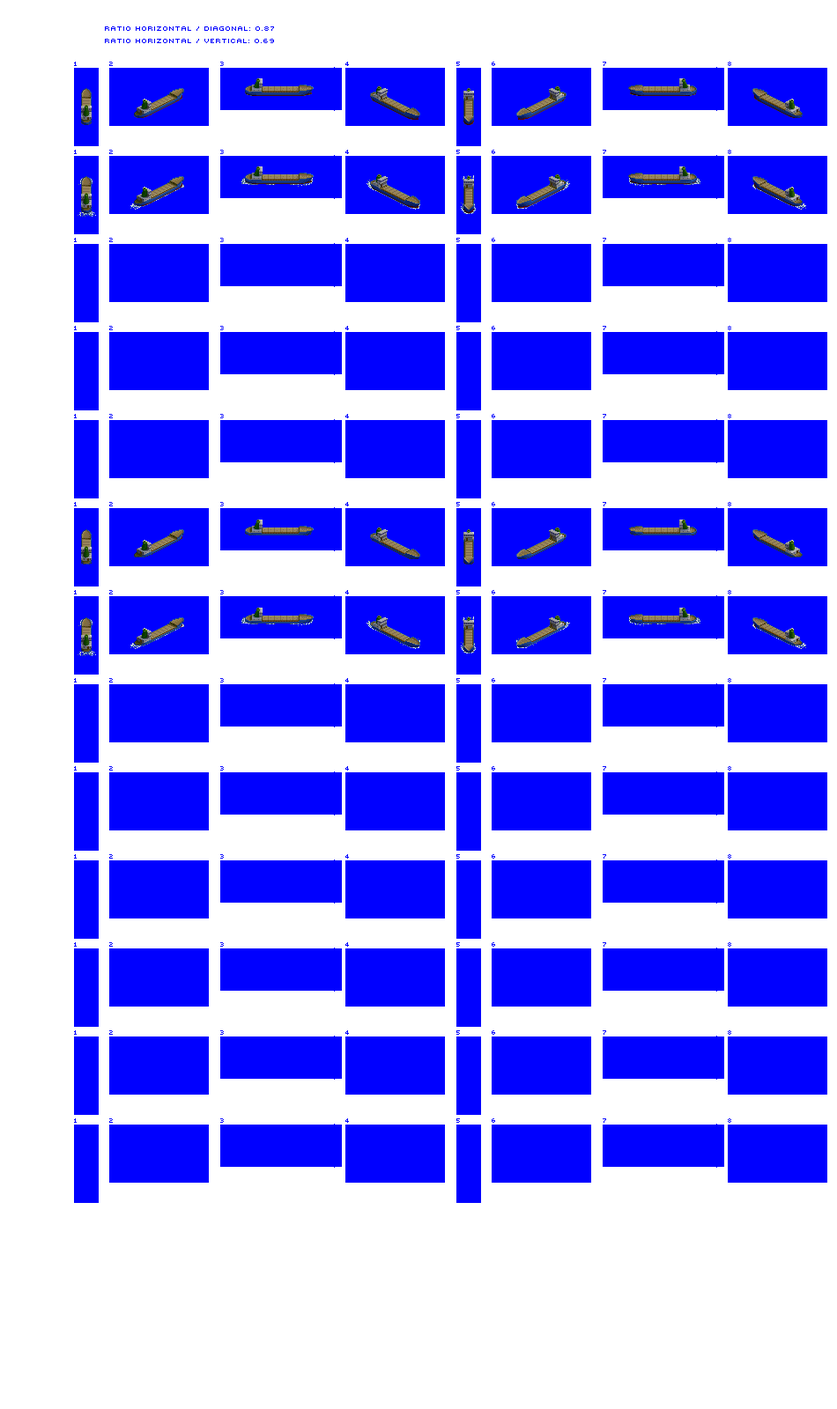
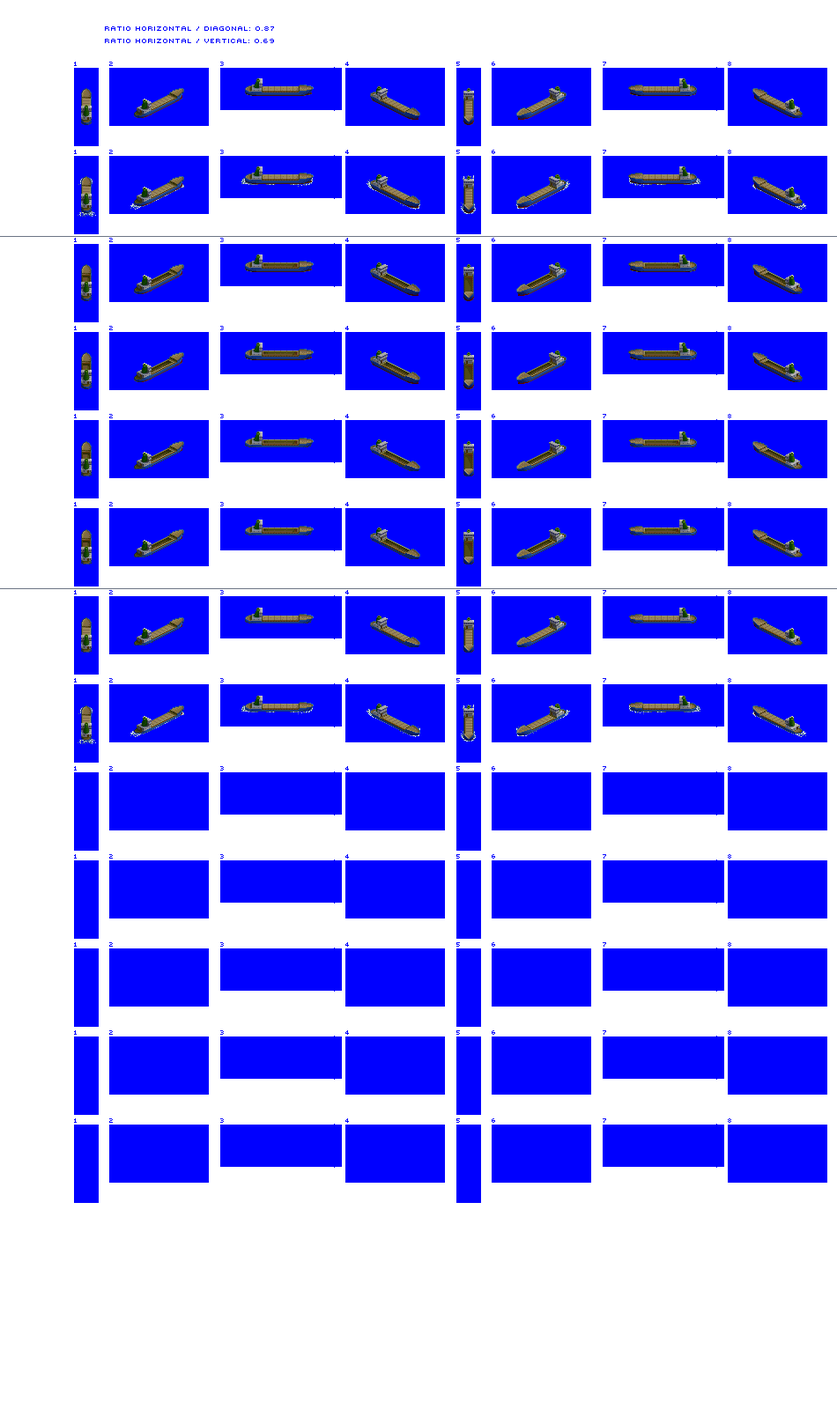
Before/after of a 837px x 1409px layered artwork. What changed in the layer stack:
renamed "Hatch covers" to "Hatch sides & covers", blend dissolve → normal, painted on it over [81, 236, 786, 734]
painted on "Large Trader" over [81, 254, 803, 741]
painted on "prop / bow wash" over [77, 616, 807, 745]
painted on "blue bg" over [0, 236, 837, 590]
